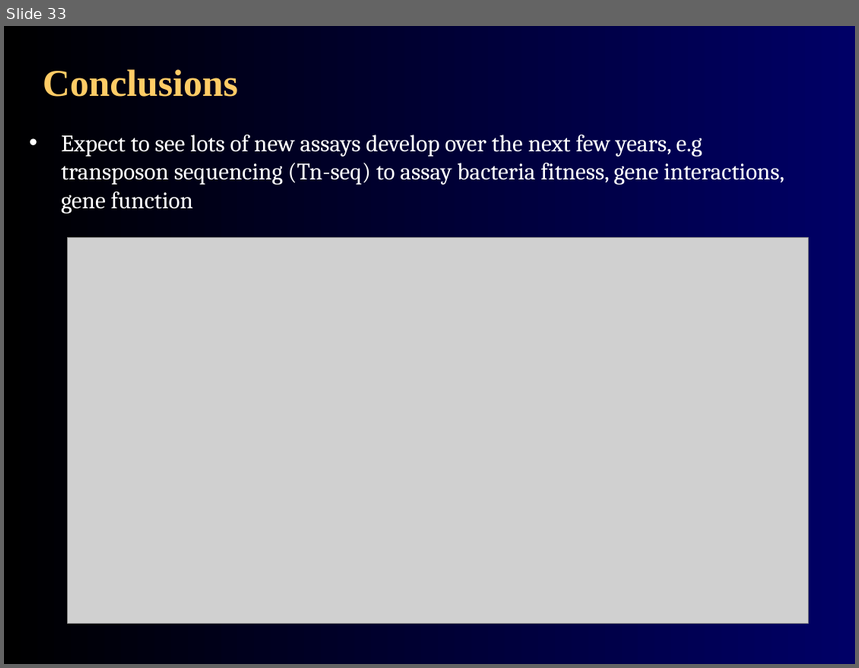
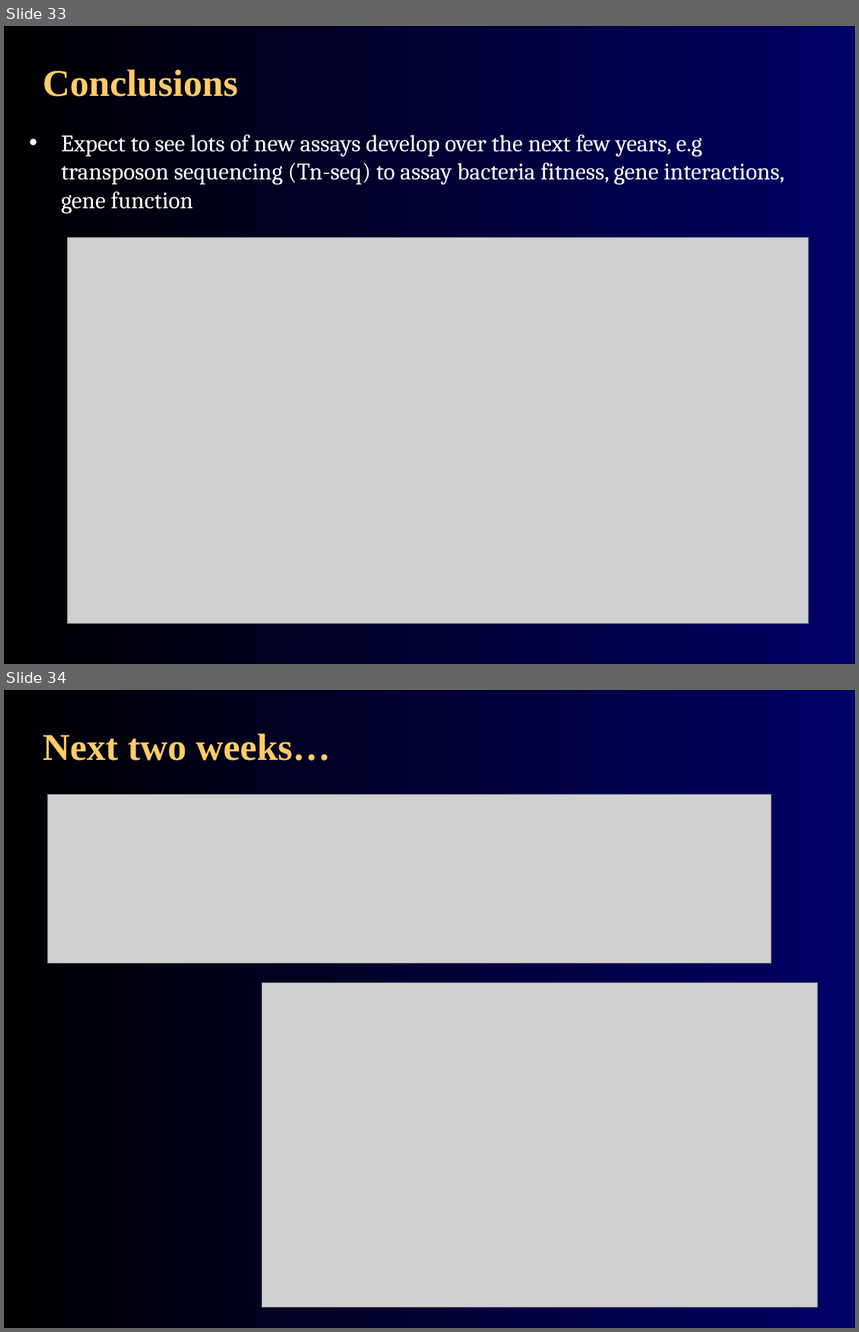
Before and after one commit to agmcarthur/Biochem-3BP3, a slide deck: Lectures/Lecture 9 - RNA-Seq.pptx. Shown one above the other, each under a label of ours: slide 33 before the commit, slides 33 and 34 after it. The pictures are 859x668 and 859x1332 pixels, drawn with LibreOffice and Linux fonts; fonts in the diff are those of the drawing; grey boxes stand for pictures. Boxes give left, top, right and bottom in pixels: in the first picture for what was removed or moved away, otherwise in the second. Text is boxed around its words. In the diff, an @@ line names an element or a change of style, - is before the commit and + after.

```diff
--- a/Lectures/Lecture 9 - RNA-Seq.pptx
+++ b/Lectures/Lecture 9 - RNA-Seq.pptx
@@ slide 34 added at [4, 690, 855, 1328], background gradient #000000 to #000066 @@
@@ text added at [43, 733, 331, 761], 32 pt, text #FFCC66, bold @@
+Next two weeks…
@@ picture added at [47, 795, 771, 964] @@
@@ picture added at [262, 983, 818, 1308] @@
```
Also in this commit, not shown: 1 slide removed, 4 other files.
